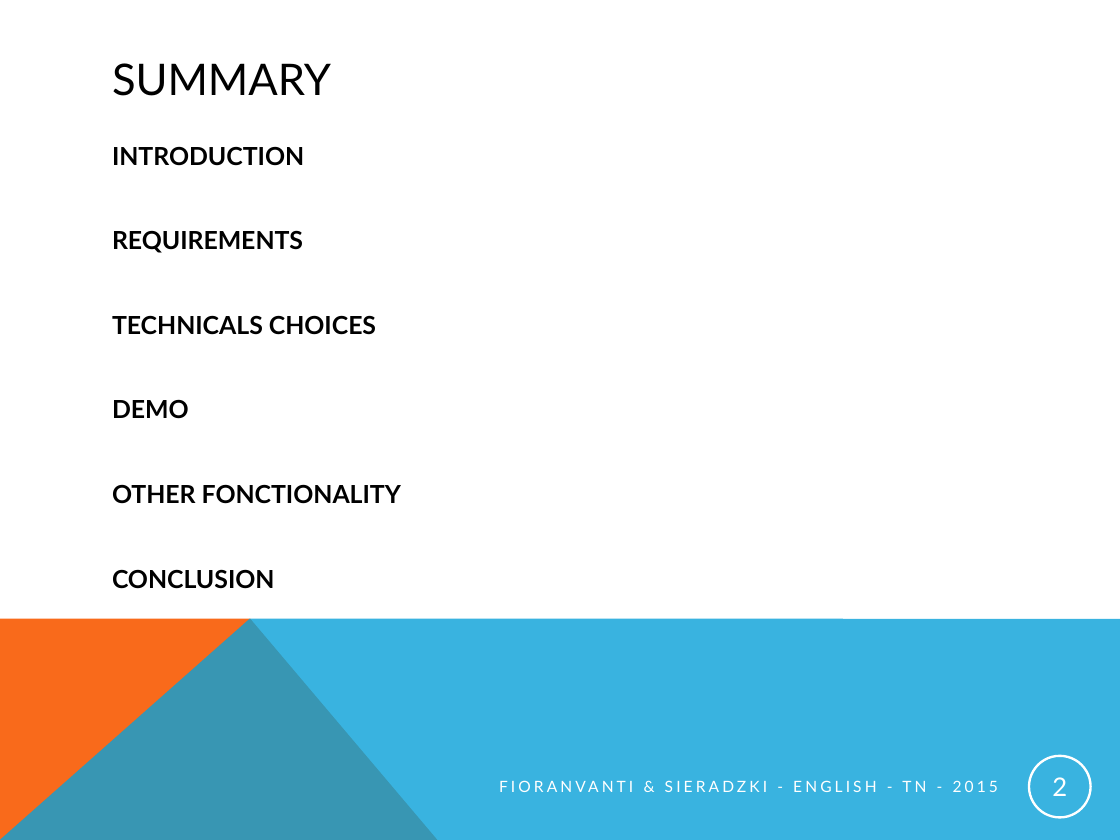
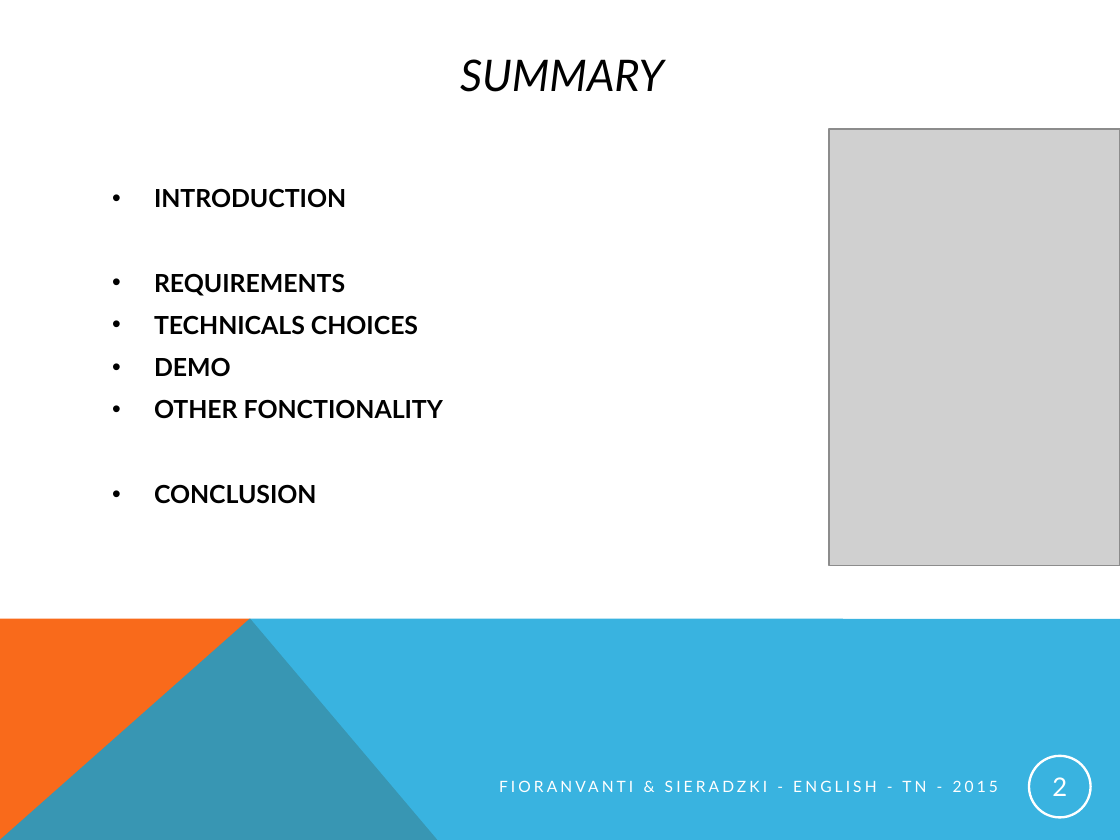
Before and after one commit to pINKmUNster/Projet_Anglais, a slide deck: slide 2 of English_presentation_project.pptx. Drawn at 1120x840 pixels with LibreOffice and Linux fonts; fonts in the diff are those of the drawing; grey boxes stand for pictures. Boxes give left, top, right and bottom in pixels: in the first picture for what was removed or moved away, otherwise in the second. Text is boxed around its words. In the diff, an @@ line names an element or a change of style, - is before the commit and + after.

```diff
--- a/English_presentation_project.pptx
+++ b/English_presentation_project.pptx
@@ title "SUMMARY" at [460, 59, 664, 92]: italic on; alignment left to centre @@
@@ text "INTRODUCTION" at [154, 189, 443, 504]: bullet none to • @@
@@ picture added at [829, 129, 1120, 566] @@
```
Also in this commit, not shown: 7 other slides changed.
